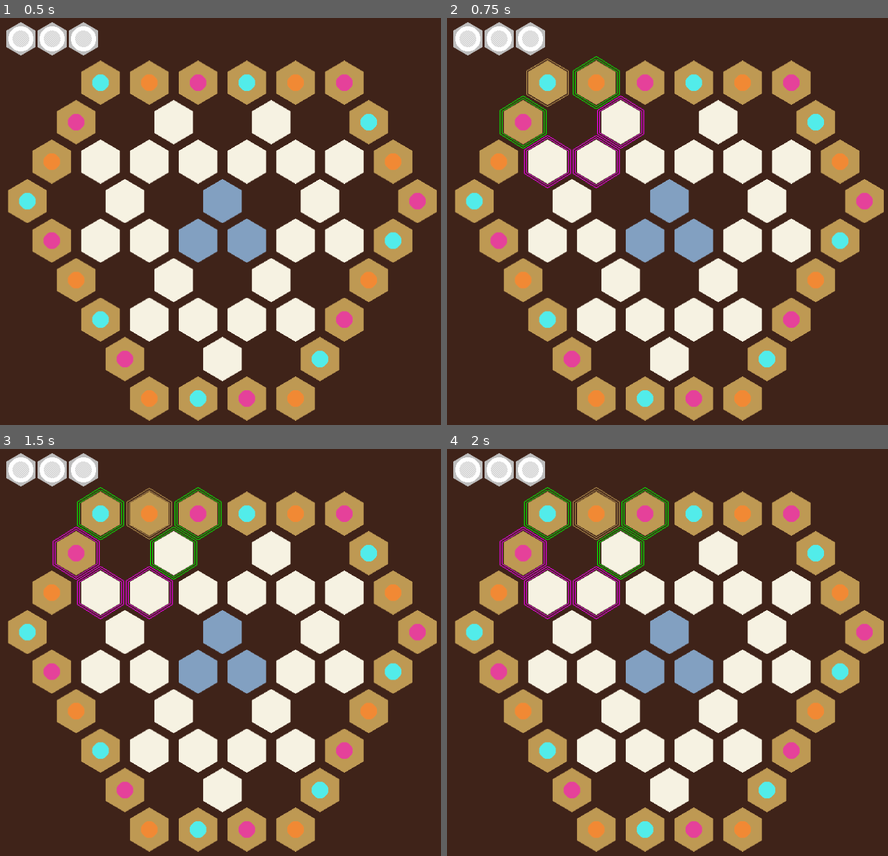
Above: before the commit, frames 1-4 (two rows, left to right).
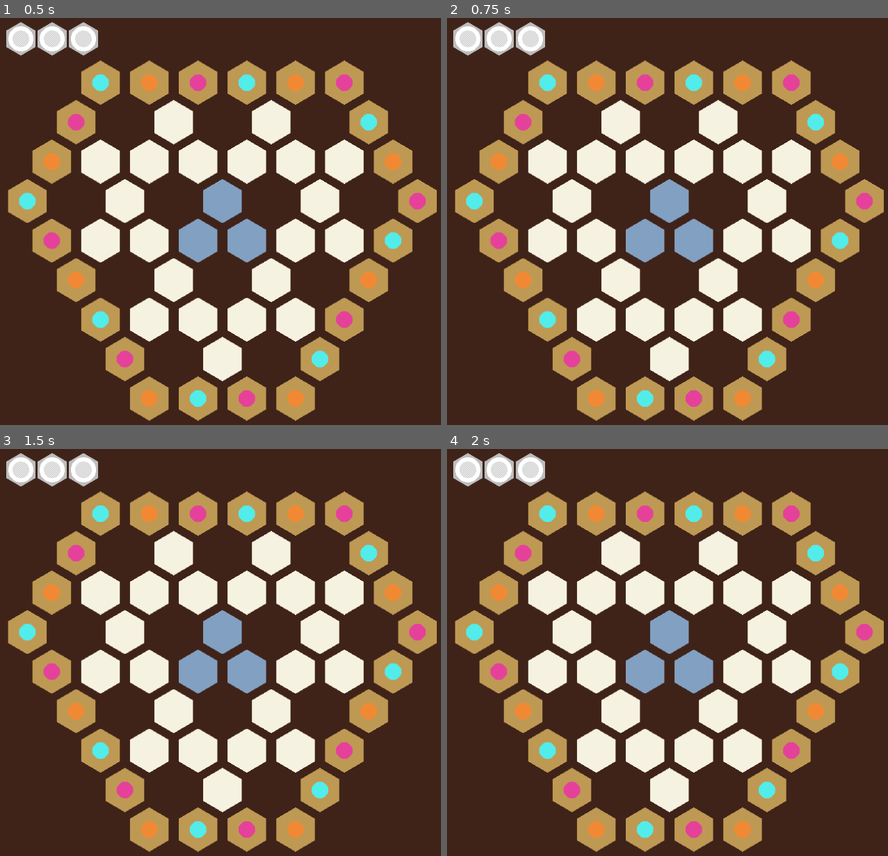
Above: after the commit, the same moments.

Repository: jbbranch9/MANOK
Game: Godot game, scene res://game.tscn
Two runs of this game, one before a commit and one after it. Both use one fixed random seed, a clock stepped at 60 frames per second and the inputs below.
Inputs (mouse positions are in pixels of both pictures, inside the frame that each line leads up to):
- Up to frame 1 (0.5 s): no input
- Up to frame 2 (0.75 s): tap Enter at 0.5 s; move the mouse to (548, 83) at 0.52 s; click (548, 83) at 0.6 s
- Up to frame 3 (1.5 s): tap Space at 1.25 s; move the mouse to (149, 514) at 1.27 s; click (149, 514) at 1.35 s
- Up to frame 4 (2 s): no input

Frame 1 is identical in both runs. In frame 2, 1.2% of the frame differs, in the area x 11-45%, y 9-42%; in frame 3, 1.5%; in frame 4, 1.5%, in the area x 11-51%, y 9-42%.

Commit message:
.

Diff:
--- a/carrier_stage.tscn
+++ b/carrier_stage.tscn
@@ -9,26 +9,38 @@
 tile_name = "stage"
 
 [node name="flare" parent="stage1/flare" index="0"]
-frame = 9
+frame = 19
 
 [node name="flare2" parent="stage1/flare" index="1"]
-frame = 9
+frame = 19
 
-[node name="carrier" parent="stage1" index="4"]
+[node name="carrier" parent="stage1" index="3"]
 visible = true
 
 [node name="stage2" parent="." instance=ExtResource( 1 )]
 position = Vector2( 100, 40 )
 tile_name = "stage"
 
-[node name="carrier" parent="stage2" index="4"]
+[node name="flare" parent="stage2/flare" index="0"]
+frame = 18
+
+[node name="flare2" parent="stage2/flare" index="1"]
+frame = 18
+
+[node name="carrier" parent="stage2" index="3"]
 visible = true
 
 [node name="stage3" parent="." instance=ExtResource( 1 )]
 position = Vector2( 160, 40 )
 tile_name = "stage"
 
-[node name="carrier" parent="stage3" index="4"]
+[node name="flare" parent="stage3/flare" index="0"]
+frame = 17
+
+[node name="flare2" parent="stage3/flare" index="1"]
+frame = 17
+
+[node name="carrier" parent="stage3" index="3"]
 visible = true
 
 [editable path="stage1"]
--- a/game.gd
+++ b/game.gd
@@ -6,8 +6,7 @@
 
 
 func _process(_delta):
-	if Input.is_action_just_pressed("select") and cursor_focus != null:
-		select(cursor_focus)
+	pass
 
 
 
@@ -37,10 +36,10 @@
 
 func connect_signals():
 	for t in tiles:
-		t.connect("cursor_focus", self, "change_cursor_focus")
+		t.connect("clicked", self, "tile_clicked")
 
-func change_cursor_focus(new_focus):
-	cursor_focus = new_focus
+func tile_clicked(tile):
+	select(tile)
 
 #searches the 'tiles' array and returns the named tile
 func get_tile(tile_ID):
--- a/tile.gd
+++ b/tile.gd
@@ -1,6 +1,6 @@
 extends Node2D
 
-signal cursor_focus(tile)
+signal clicked(tile)
 
 export var tile_name:String
 
@@ -30,9 +30,6 @@
 	$Sprite.modulate = tile_color
 	$flare.modulate = tile_color
 
-
-func _on_mouse_over():
-	emit_signal("cursor_focus", self)
 
 func has():
 	var has_pawn = pawn.visible == true
@@ -80,3 +77,8 @@
 
 func _to_string():
 	return tile_name
+
+
+func _on_tile_input_event(viewport, event, shape_idx):
+	if event.as_text().begins_with("InputEventMouseButton"):
+		emit_signal("clicked", self)
--- a/tile.tscn
+++ b/tile.tscn
@@ -34,17 +34,12 @@
 "speed": 10.0
 } ]
 
-[node name="tile" type="Node2D"]
+[node name="tile" type="StaticBody2D"]
+input_pickable = true
 script = ExtResource( 2 )
 
 [node name="Sprite" type="Sprite" parent="."]
 texture = ExtResource( 1 )
-
-[node name="Area2D" type="Area2D" parent="."]
-
-[node name="CollisionPolygon2D" type="CollisionPolygon2D" parent="Area2D"]
-rotation = 0.523599
-polygon = PoolVector2Array( 32, 0, 16, 27.7, -16, 27.7, -32, 0, -16, -27.7, 16, -27.7 )
 
 [node name="flare" type="Node2D" parent="."]
 visible = false
@@ -52,14 +47,14 @@
 [node name="flare" type="AnimatedSprite" parent="flare"]
 frames = SubResource( 5 )
 animation = "flare"
-frame = 8
+frame = 18
 playing = true
 
 [node name="flare2" type="AnimatedSprite" parent="flare"]
 scale = Vector2( 1.1, 1.1 )
 frames = SubResource( 5 )
 animation = "flare"
-frame = 8
+frame = 18
 playing = true
 
 [node name="pawn" parent="." instance=ExtResource( 4 )]
@@ -68,4 +63,8 @@
 [node name="carrier" parent="." instance=ExtResource( 5 )]
 visible = false
 
-[connection signal="mouse_entered" from="Area2D" to="." method="_on_mouse_over"]
+[node name="CollisionPolygon2D" type="CollisionPolygon2D" parent="."]
+rotation = 0.523599
+polygon = PoolVector2Array( 32, 0, 16, 27.7, -16, 27.7, -32, 0, -16, -27.7, 16, -27.7 )
+
+[connection signal="input_event" from="." to="." method="_on_tile_input_event"]
